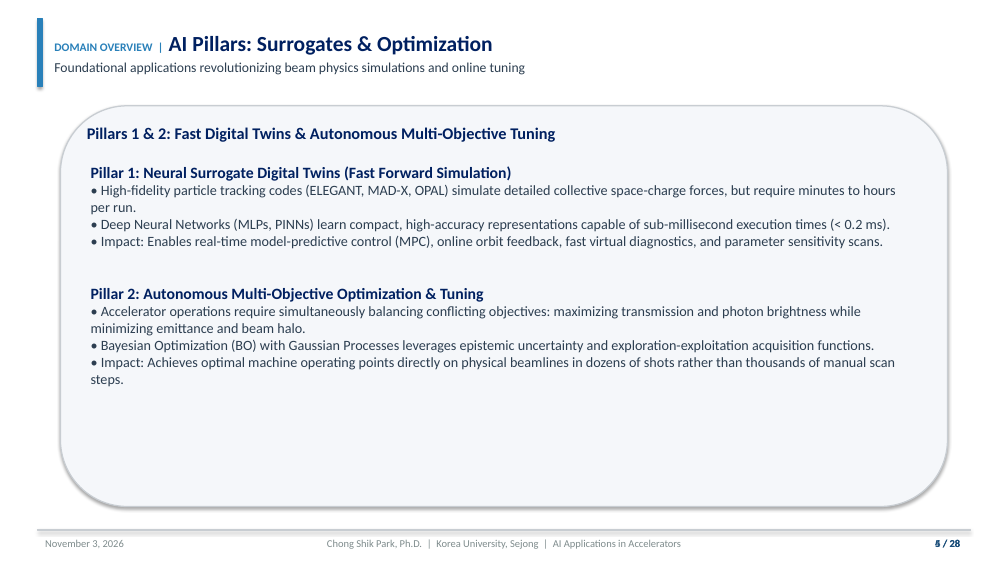
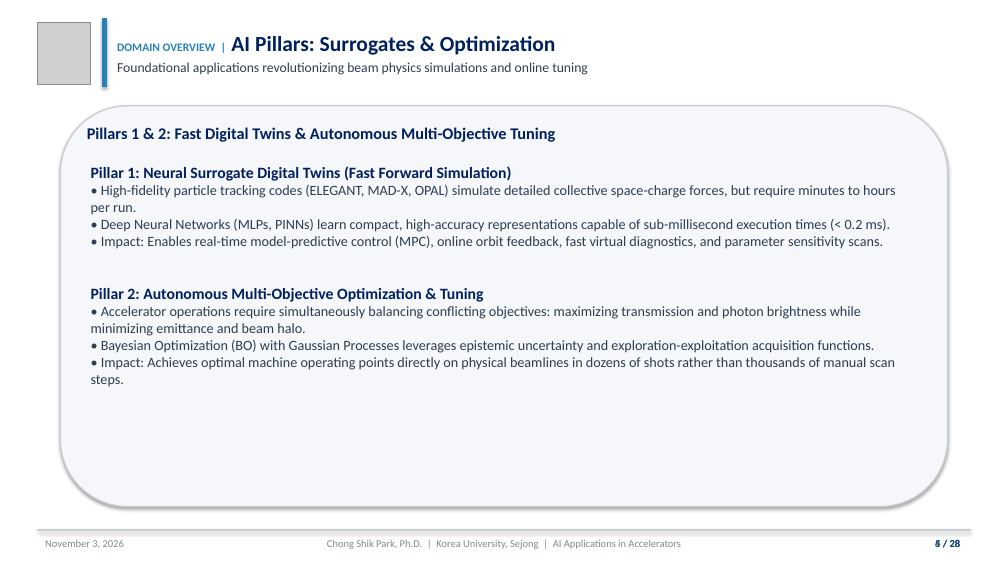
Before and after one commit to cspark7701/ai4acc-mini-hackathon, a slide deck: slide 4 of presentations/Lecture_1_AI_ML_Foundations_and_Control.pptx. Drawn at 1008x567 pixels with LibreOffice and Linux fonts; fonts in the diff are those of the drawing; grey boxes stand for pictures. Boxes give left, top, right and bottom in pixels: in the first picture for what was removed or moved away, otherwise in the second. Text is boxed around its words. In the diff, an @@ line names an element or a change of style, - is before the commit and + after.

```diff
--- a/presentations/Lecture_1_AI_ML_Foundations_and_Control.pptx
+++ b/presentations/Lecture_1_AI_ML_Foundations_and_Control.pptx
@@ picture added at box(38, 22, 91, 84) @@
@@ rectangle: place and size @@
-rectangle at box(38, 19, 42, 87)
+rectangle at box(102, 19, 107, 87)
@@ text "DOMAIN OVERVIEW | AI Pillars: ...": place and size @@
-text "DOMAIN OVERVIEW | AI Pillars: ..." at box(54, 36, 526, 75)
+text "DOMAIN OVERVIEW | AI Pillars: ..." at box(117, 36, 588, 75)
```
Also in this commit, not shown: 27 other slides changed, 3 other files.
